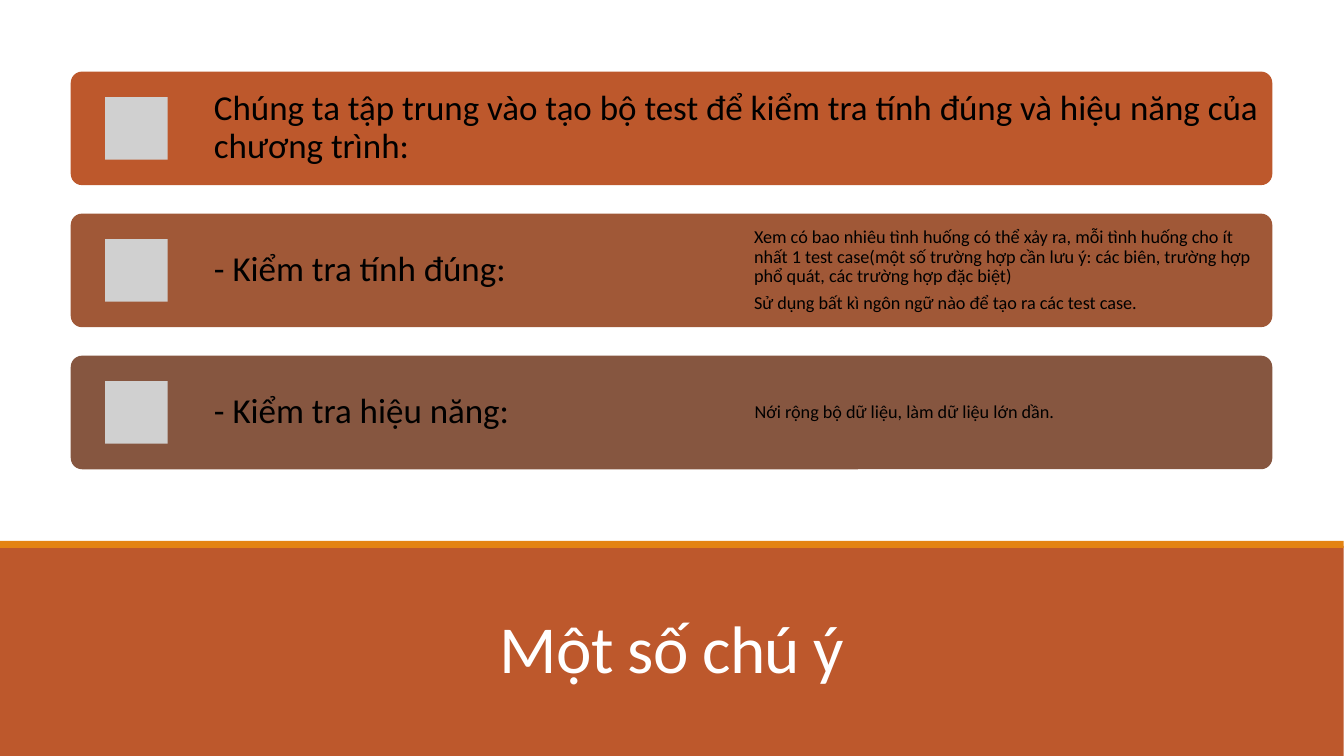
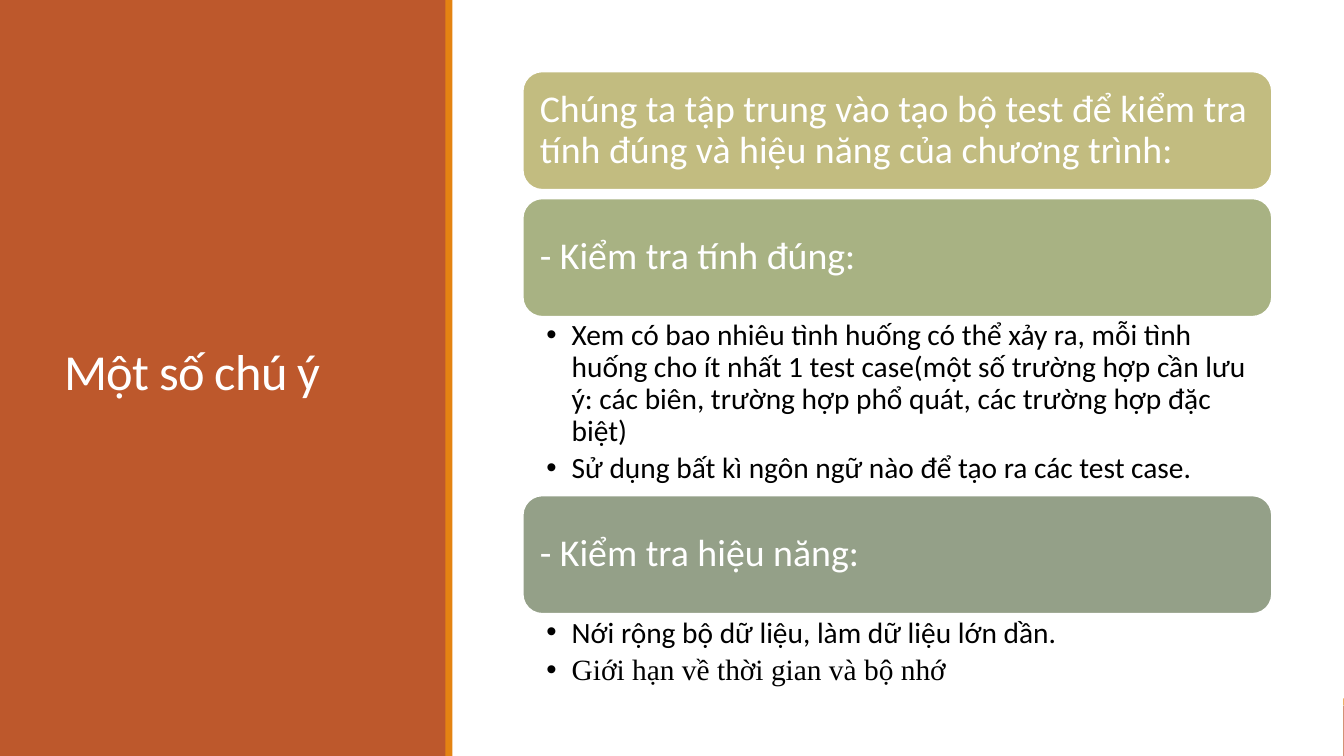
Before and after one commit to LongPML/CS112.L21.KHCL, a slide deck: slide 23 of Project_Unit_Test/Program_Testing.pptx (slide 27 before the commit). Drawn at 1344x756 pixels with LibreOffice and Linux fonts; fonts in the diff are those of the drawing; grey boxes stand for pictures. Boxes give left, top, right and bottom in pixels: in the first picture for what was removed or moved away, otherwise in the second. Text is boxed around its words. In the diff, an @@ line names an element or a change of style, - is before the commit and + after.

```diff
--- a/Project_Unit_Test/Program_Testing.pptx
+++ b/Project_Unit_Test/Program_Testing.pptx
@@ rectangle added at box(0, 0, 447, 756), fill #BD582C @@
@@ rectangle added at box(446, 0, 453, 756), fill #E48312 @@
@@ title "Một số chú ý": place and size @@
-title "Một số chú ý" at box(500, 622, 844, 685)
+title "Một số chú ý" at box(64, 352, 321, 399)
@@ title "Một số chú ý" at box(64, 352, 321, 399): size 48 to 36 pt; alignment centre to left; vertical alignment bottom to middle @@
@@ rounded rectangle added at box(523, 72, 1272, 190), fill #C2BC80, outline #FFFFFF 1.25 pt @@
@@ text "Chúng ta tập trung vào ...": place and size @@
-text "Chúng ta tập trung vào ..." at box(214, 93, 1258, 164)
+text "Chúng ta tập trung vào ..." at box(540, 93, 1247, 170)
@@ rounded rectangle added at box(523, 199, 1272, 317), fill #A8B283, outline #FFFFFF 1.25 pt @@
@@ text "- Kiểm tra tính đúng:": place and size @@
-text "- Kiểm tra tính đúng:" at box(233, 254, 506, 287)
+text "- Kiểm tra tính đúng:" at box(560, 240, 855, 276)
@@ text "Xem có bao nhiêu tình ...": place and size @@
-text "Xem có bao nhiêu tình ..." at box(754, 228, 1251, 312)
+text "Xem có bao nhiêu tình ..." at box(572, 321, 1245, 483)
@@ text "Xem có bao nhiêu tình ..." at box(572, 321, 1245, 483): size 13 to 21 pt; bullet none to •; list level 1 to 2 in "Xem có bao nhiêu tình ..."; list level 1 to 2 in "Sử dụng bất kì ngôn ..."; vertical alignment middle to top @@
@@ group removed at box(71, 72, 1272, 470): 3 rounded rectangles, 3 pictures @@
@@ rounded rectangle added at box(523, 496, 1272, 614), fill #94A088, outline #FFFFFF 1.25 pt @@
@@ size 25 to 27 pt, text colour #000000 to #FFFFFF in 3 elements at box(540, 93, 1247, 170), box(560, 240, 855, 276), box(560, 537, 859, 573) @@
@@ text "- Kiểm tra hiệu năng:": place and size @@
-text "- Kiểm tra hiệu năng:" at box(233, 396, 509, 429)
+text "- Kiểm tra hiệu năng:" at box(560, 537, 859, 573)
@@ rectangle removed at box(0, 546, 1344, 756) @@
@@ rectangle removed at box(0, 541, 1344, 548) @@
@@ text "Nới rộng bộ dữ liệu, ...": place and size @@
-text "Nới rộng bộ dữ liệu, ..." at box(755, 404, 1054, 421)
+text "Nới rộng bộ dữ liệu, ..." at box(572, 621, 1056, 686)
@@ text "Nới rộng bộ dữ liệu, ..." at box(572, 621, 1056, 686): vertical alignment middle to top @@
@@ text at box(572, 621, 1056, 648): size 13 to 21 pt in "Nới rộng bộ dữ liệu, làm dữ ..."; bullet none to •; list level 1 to 2 in "Nới rộng bộ dữ liệu, ..." @@
@@ text at box(572, 658, 946, 686): paragraph added @@
+  • Giới hạn về thời gian và bộ nhớ
```
Also in this commit, not shown: 1 other slide changed, 1 slide added, 5 slides removed, 3 other files.
